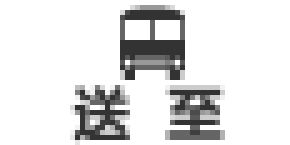
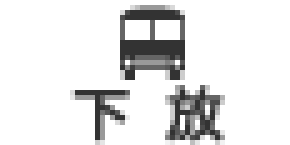
Revision of a layered 290 x 145 image; what changed, layer by layer:
renamed "送 至" to "下 放", painted on it over [70, 85, 225, 145]
